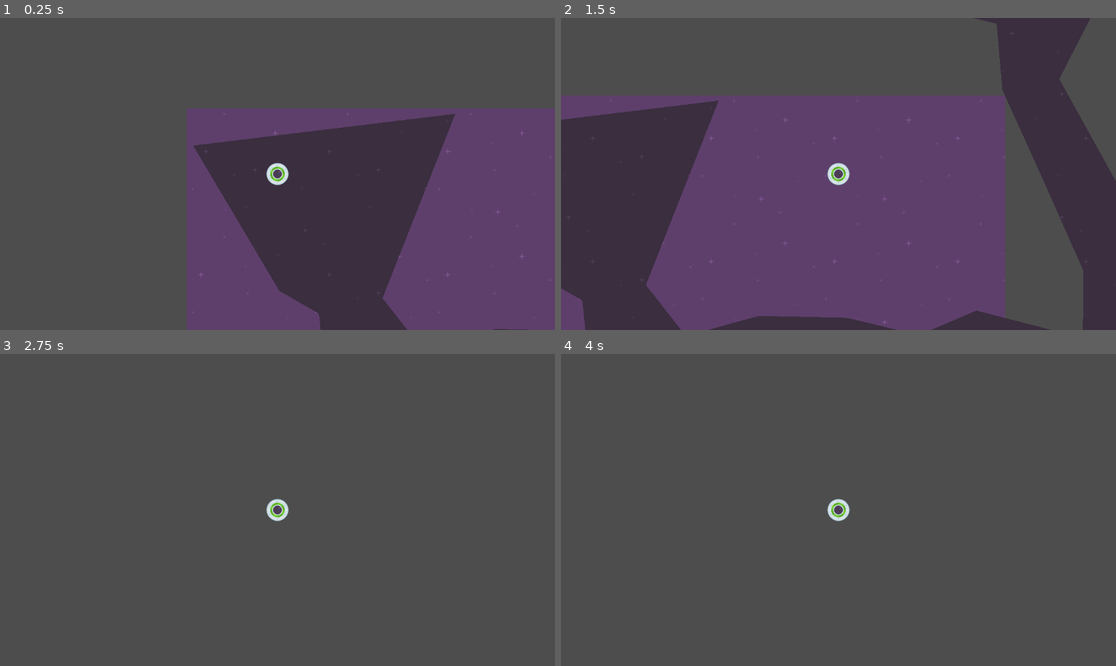
Above: before the commit, frames 1-4 (two rows, left to right).
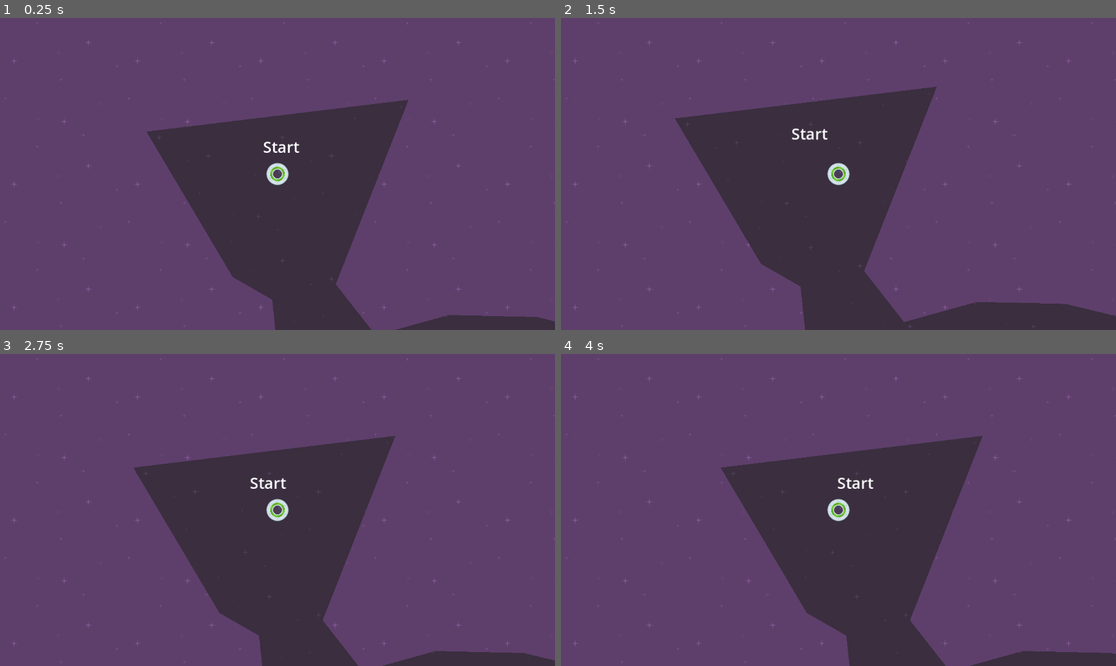
Above: after the commit, the same moments.

Repository: Lazy-ralph/LearningGodot
Game: Godot game, scene res://level_1.tscn
Two runs of this game, one before a commit and one after it. Both use one fixed random seed, a clock stepped at 60 frames per second and the inputs below.
Inputs:
- Up to frame 1 (0.25 s): no input
- Up to frame 2 (1.5 s): tap Enter at 0.5 s; hold D (move_right) 0.53-1.28 s; hold S (move_down) from 1.28 s (still down)
- Up to frame 3 (2.75 s): release S (move_down) at 2.03 s; hold D (move_right) from 2.03 s (still down)
- Up to frame 4 (4 s): release D (move_right) at 2.78 s; hold W (move_up) 2.78-3.53 s; hold A (move_left) from 3.53 s (still down)

The runs differ from the first frame. In frame 1, 66% of the frame differs, in the area x 0-100%, y 0-100%; in frame 2, 74%; in frame 3, 100%; in frame 4, 100%.

Commit message:
add start\end label

Diff:
--- a/speedysaucer/level_1.gd
+++ b/speedysaucer/level_1.gd
@@ -1,9 +1,5 @@
 extends Node2D
-
-# Called when the node enters the scene tree for the first time.
-func _ready():
-	pass
 
 
 func _on_area_2d_body_exited(body: Node2D) -> void:
-	print("body out")
+	get_tree().reload_current_scene.call_deferred()
--- a/speedysaucer/level_1.tscn
+++ b/speedysaucer/level_1.tscn
@@ -1,23 +1,52 @@
-[gd_scene load_steps=5 format=3 uid="uid://dq4laft3f1d2w"]
+[gd_scene load_steps=6 format=3 uid="uid://dq4laft3f1d2w"]
 
 [ext_resource type="Texture2D" uid="uid://mr1qhcg3pgkw" path="res://purple.png" id="1_3hls8"]
 [ext_resource type="Script" uid="uid://bimh8iet74sgg" path="res://level_1.gd" id="1_hn12h"]
 [ext_resource type="PackedScene" uid="uid://u5scqjfhdsof" path="res://player.tscn" id="2_hbghi"]
 [ext_resource type="PackedScene" uid="uid://camrs1mwy458w" path="res://maze.tscn" id="4_ihfcg"]
 
+[sub_resource type="LabelSettings" id="LabelSettings_ihfcg"]
+font_size = 32
+
 [node name="Level1" type="Node2D"]
 script = ExtResource("1_hn12h")
 
-[node name="Background" type="TextureRect" parent="."]
+[node name="Graphics" type="Node" parent="."]
+
+[node name="CanvasLayer" type="CanvasLayer" parent="Graphics"]
+layer = -1
+
+[node name="Background" type="TextureRect" parent="Graphics/CanvasLayer"]
 z_index = -100
-offset_right = 1152.0
-offset_bottom = 648.0
+anchors_preset = 15
+anchor_right = 1.0
+anchor_bottom = 1.0
+grow_horizontal = 2
+grow_vertical = 2
 texture = ExtResource("1_3hls8")
 stretch_mode = 1
 metadata/_edit_group_ = true
 
+[node name="StartLabel" type="Label" parent="Graphics"]
+z_index = -25
+offset_left = 255.0
+offset_top = 86.0
+offset_right = 330.0
+offset_bottom = 132.0
+text = "Start"
+label_settings = SubResource("LabelSettings_ihfcg")
+
+[node name="EndLabel" type="Label" parent="Graphics"]
+z_index = -25
+offset_left = 804.0
+offset_top = -264.0
+offset_right = 862.0
+offset_bottom = -219.0
+text = "End"
+label_settings = SubResource("LabelSettings_ihfcg")
+
 [node name="Player" parent="." instance=ExtResource("2_hbghi")]
-position = Vector2(188, 136)
+position = Vector2(285, 165)
 
 [node name="Area2D" parent="." instance=ExtResource("4_ihfcg")]
 z_index = -50
--- a/speedysaucer/player.gd
+++ b/speedysaucer/player.gd
@@ -1,6 +1,7 @@
 extends RigidBody2D
 
 var force = 1500
+
 func _physics_process(delta):
 	if Input.is_action_pressed("move_right"):
 		apply_force(Vector2(force,0))
--- a/speedysaucer/player.tscn
+++ b/speedysaucer/player.tscn
@@ -4,7 +4,6 @@
 [ext_resource type="Script" uid="uid://1o3yoktalwux" path="res://player.gd" id="1_onrkg"]
 
 [sub_resource type="CircleShape2D" id="CircleShape2D_4flbx"]
-radius = 23.0217
 
 [node name="Player" type="RigidBody2D"]
 gravity_scale = 0.0
Not shown, changed: .DS_Store
